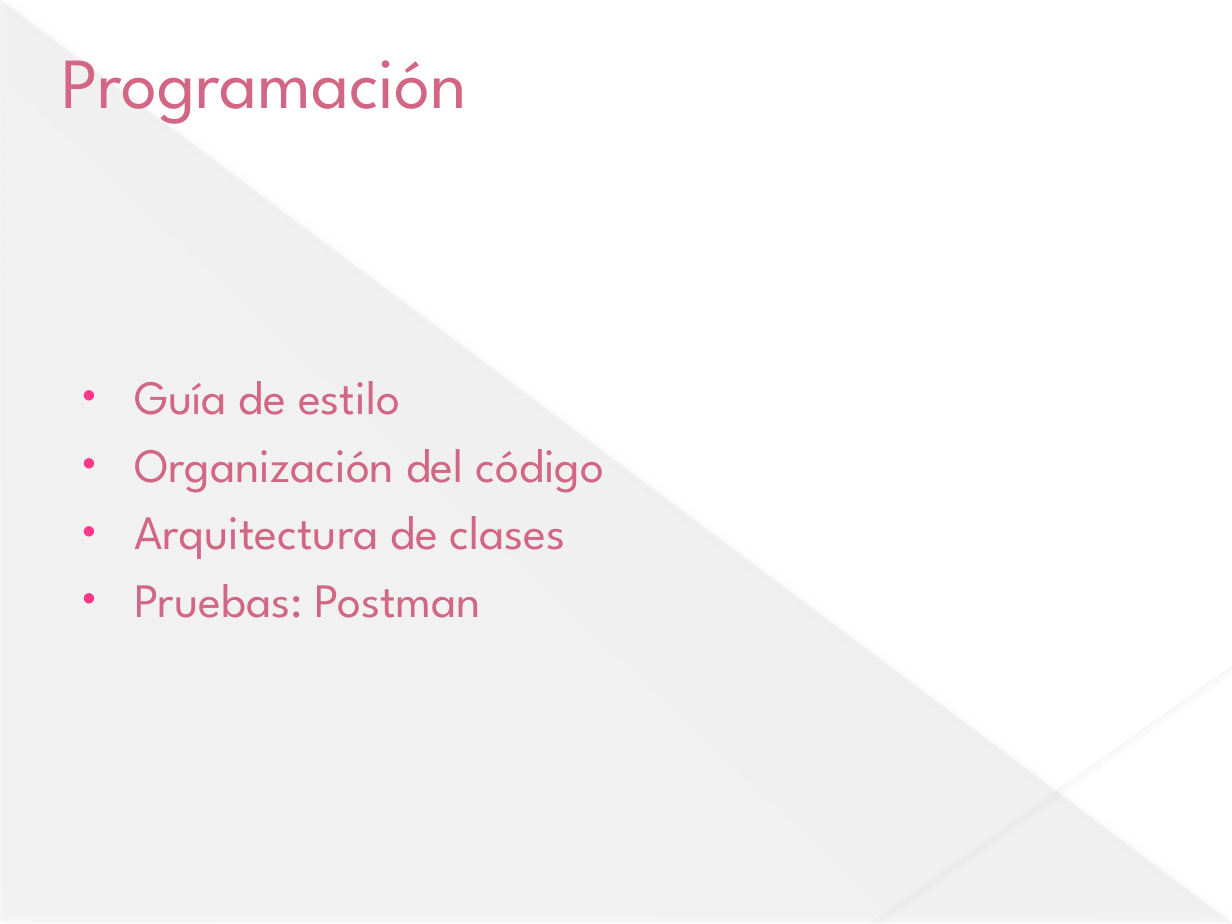
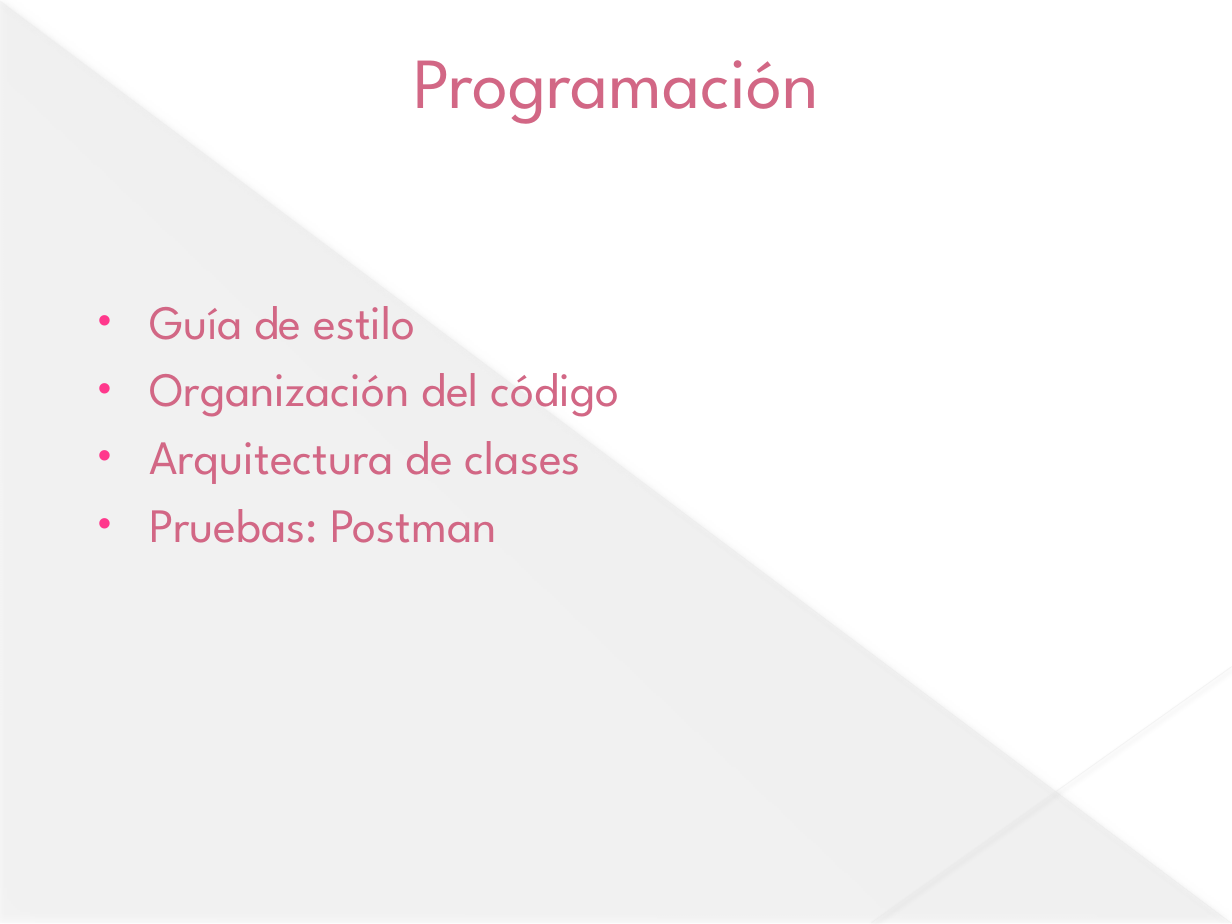
Before and after one commit to jesusdavidguti/ProyectoFinDeCurso, a slide deck: slide 8 of Presentación/Proyecto fin de curso.pptx. Drawn at 1232x924 pixels with LibreOffice and Linux fonts; fonts in the diff are those of the drawing. Boxes give left, top, right and bottom in pixels: in the first picture for what was removed or moved away, otherwise in the second. Text is boxed around its words. In the diff, an @@ line names an element or a change of style, - is before the commit and + after.

```diff
--- a/Presentación/Proyecto fin de curso.pptx
+++ b/Presentación/Proyecto fin de curso.pptx
@@ title "Programación" at (x1=413, y1=60, x2=818, y2=124): alignment left to centre @@
@@ subtitle "Guía de estilo" moved from (x1=134, y1=381, x2=605, y2=618) to (x1=149, y1=306, x2=620, y2=543) @@
```
Also in this commit, not shown: 1 other slide changed, 1 slide added.
